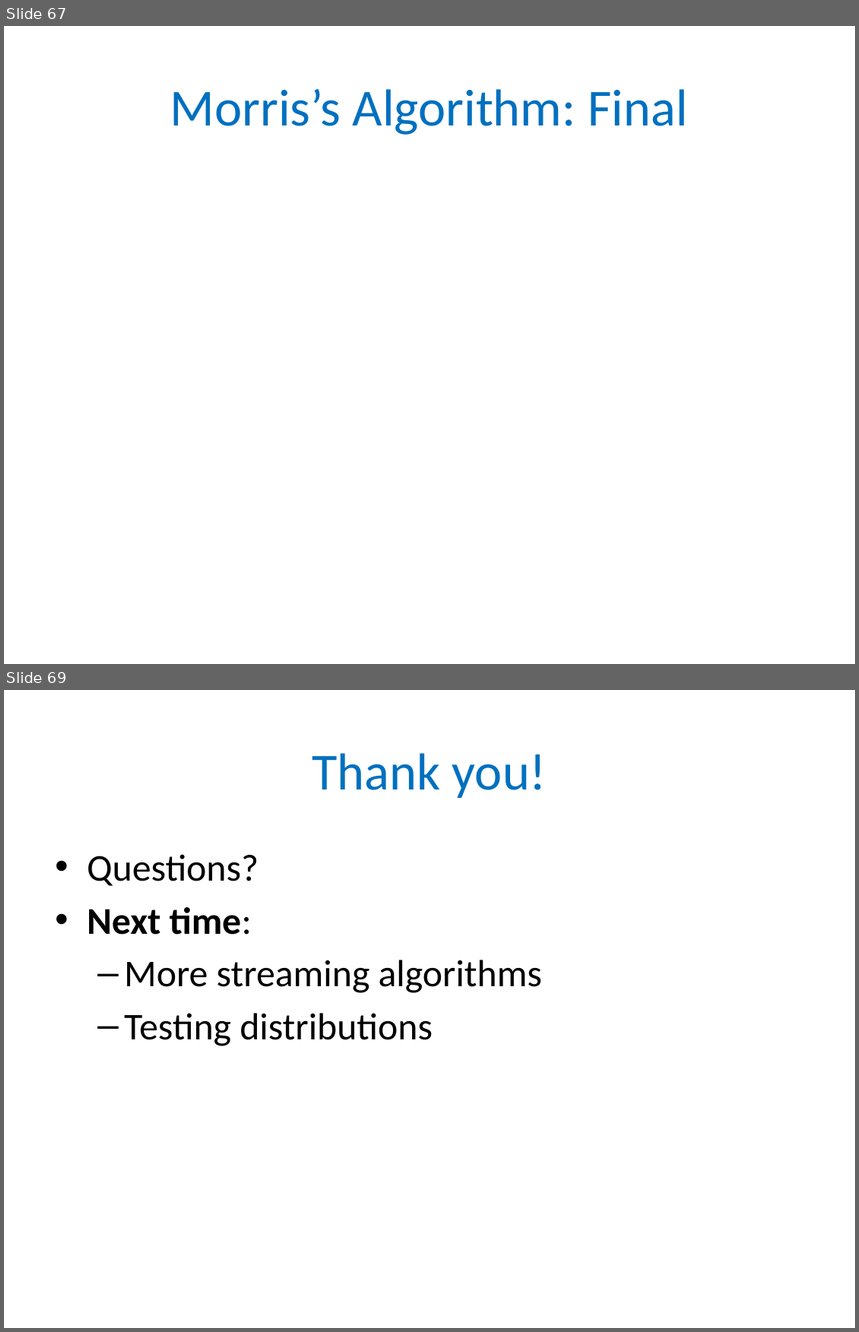
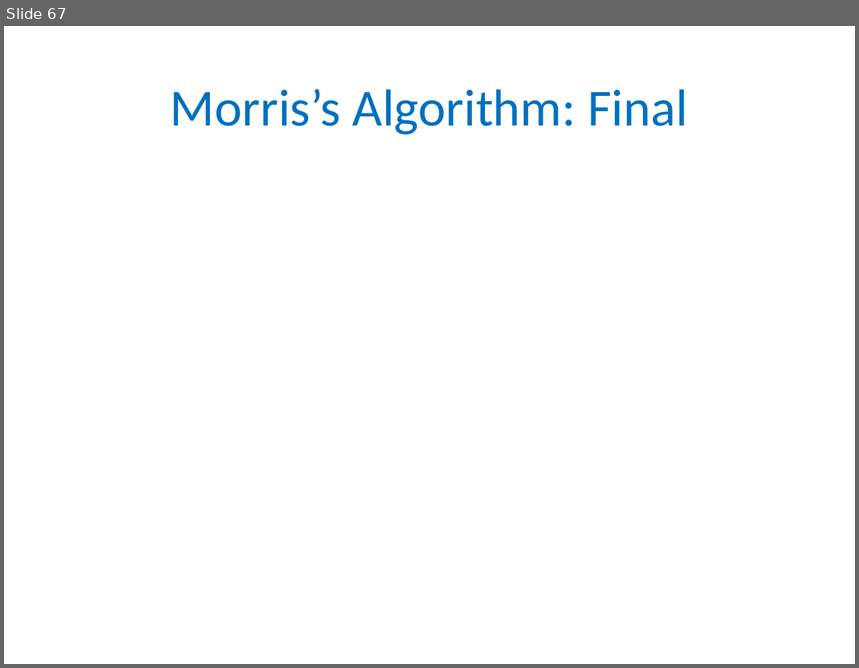
Before and after one commit to ethanhou99/deduplicator, a slide deck: DeDuplicator/sublinear-big-data1.pptx. Shown one above the other, each under a label of ours: slides 67 and 69 before the commit, slide 67 after it; the slides between them are not shown. The pictures are 859x1332 and 859x668 pixels, drawn with LibreOffice and Linux fonts; fonts in the diff are those of the drawing; grey boxes stand for pictures. Boxes give left, top, right and bottom in pixels: in the first picture for what was removed or moved away, otherwise in the second. Text is boxed around its words. In the diff, an @@ line names an element or a change of style, - is before the commit and + after.

```diff
--- a/DeDuplicator/sublinear-big-data1.pptx
+++ b/DeDuplicator/sublinear-big-data1.pptx
@@ slide 69 removed at [4, 690, 855, 1328], background #FFFFFF @@
@@ title removed at [312, 753, 547, 798] @@
-Thank you!
@@ text removed at [87, 854, 542, 1046] @@
-• Questions?
-• Next time:
-  – More streaming algorithms
-  – Testing distributions
```
Also in this commit, not shown: 1 other slide removed, 6 other files.
